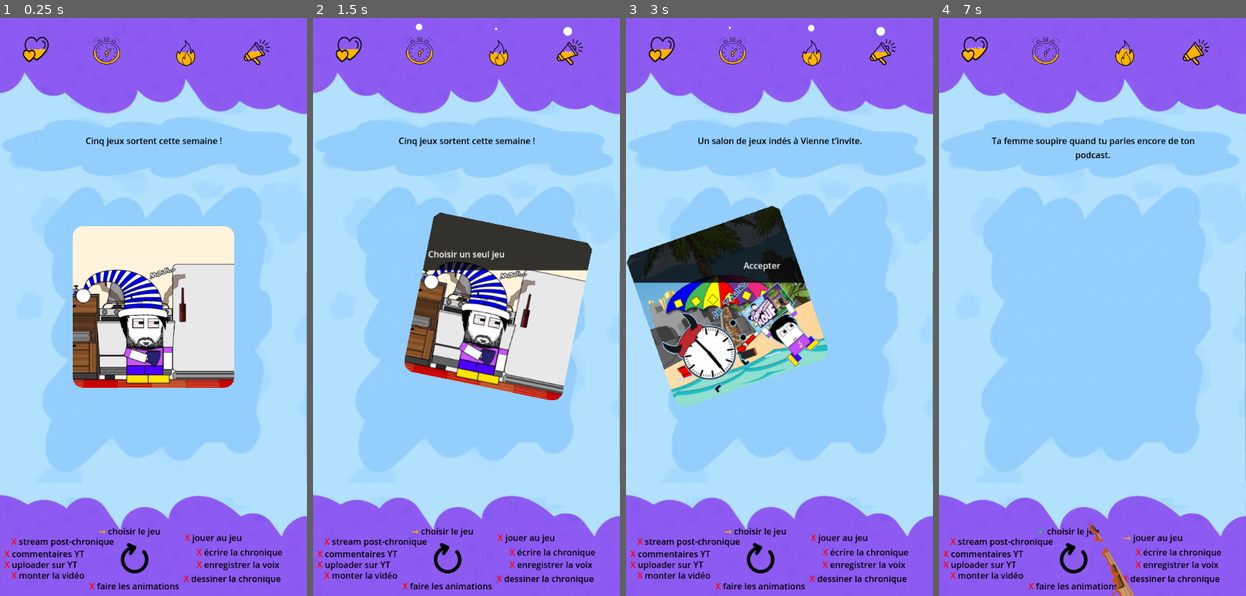
Above: before the commit, frames 1-4 (left to right).
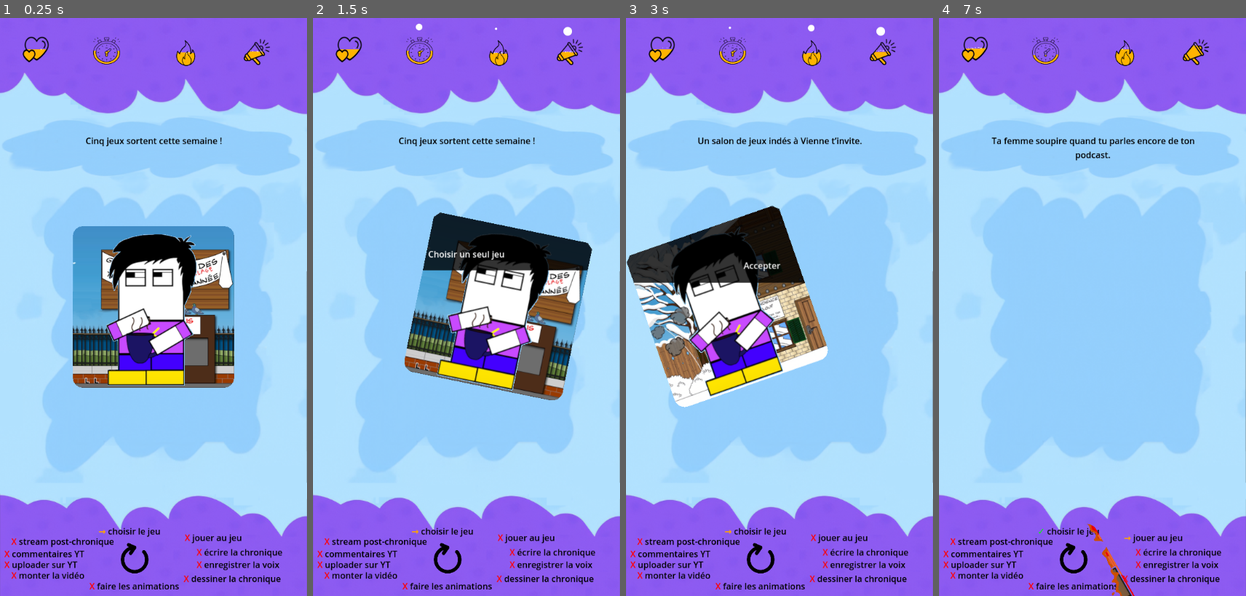
Above: after the commit, the same moments.

Repository: naparuba/plouf
Game: Godot game, scene res://Main.tscn
The game is run twice, just before and just after one commit, with the same random seed, the same clock (stepped at 60 frames per second) and the same inputs.
Inputs (mouse positions are in pixels of both pictures, inside the frame that each line leads up to):
- Up to frame 1 (0.25 s): no input
- Up to frame 2 (1.5 s): tap Enter at 0.5 s; move the mouse to (534, 278) at 0.52 s; click (534, 278) at 0.67 s; tap Space at 1.25 s; drag from (405, 335) to (451, 422) at 1.27 s
- Up to frame 3 (3 s): move the mouse to (810, 174) at 2.02 s; click (810, 174) at 2.17 s; tap Enter at 2.75 s; drag from (764, 422) to (687, 220) at 2.77 s
- Up to frame 4 (7 s): move the mouse to (1184, 393) at 3.52 s; click (1184, 393) at 3.67 s; tap Space at 4.25 s; drag from (1000, 220) to (1046, 156) at 4.27 s; move the mouse to (1107, 307) at 5.02 s; click (1107, 307) at 5.17 s; tap Enter at 5.75 s; drag from (1046, 156) to (1031, 335) at 5.77 s; move the mouse to (1160, 278) at 6.52 s; click (1160, 278) at 6.67 s

The runs differ from the first frame. In frame 1, 13% of the frame differs, in the area x 23-77%, y 36-64%; in frame 2, 13%; in frame 3, 12%; in frame 4, 0.2%.

Commit message:
Enh: back images definition, and load them

Diff:
--- a/card_deck.gd
+++ b/card_deck.gd
@@ -234,14 +234,20 @@
 
 
 # Main call from Main.gd
-func set_card_data(current_image: Texture2D, choice_a_txt: String, choice_b_txt: String, global_message: String):
+func set_card_data(character_texture: Texture2D, background_texture:Texture2D, choice_a_txt: String, choice_b_txt: String, global_message: String):
 	var sprite_current := current_card.get_node("Sprite2D")
 
 	$CurrentCard/GlobalMessage.text = global_message
 
 	print('CARD_DECK:: set_card_images:: '+ choice_a_txt)
 
-	sprite_current.texture = current_image
+	if character_texture != null:
+		sprite_current.texture = character_texture
+	else:  # message card, don't care about sprite_texture
+		sprite_current.texture = background_texture
+
+	print('Give backtexture ', background_texture)
+	sprite_2d.material.set_shader_parameter('backTexture', background_texture)
 
 	# Reset the burning shader
 	sprite_2d.material.set_shader_parameter('radius', 0.0)
--- a/main.gd
+++ b/main.gd
@@ -345,13 +345,16 @@
 	var img = load("res://images/FADED.png")
 	g_is_in_card_message = true
 	print('Display message card: ', message)
-	card_deck.set_card_data(img, "OK", "OK", message)
-
-
-func _get_current_card_image() -> CompressedTexture2D:
-	var img_path = current_problem.get("card_img_id", "PLOUF")+'.png'  # fallback
-	var img = load("res://images/%s" % img_path)
-	return img
+	card_deck.set_card_data(null, img, "OK", "OK", message)
+
+
+func _get_current_card_textures() -> Dictionary:
+	var character_path = current_problem.get("character_img_id", "PLOUF")+'.png'  # fallback
+	var character_texture = load("res://images/%s" % character_path)
+	var background_path = current_problem.get("background_img_id", "FADED")+'.png'  # fallback
+	print('LOADING BACKGROUND texture ', background_path)
+	var background_texture = load("res://images/%s" % background_path)
+	return {'character':character_texture, 'background':background_texture}
 
 
 func on_swipe_choice(direction: String):
@@ -369,12 +372,14 @@
 
 func _update_current_card_deck():
 	# Recharge les visuels dans CardDeck
-	var current_img = _get_current_card_image()
+	var textures = _get_current_card_textures()
+	var character_texture = textures['character']
+	var background_texture = textures['background']
 
 	var choice_a_txt = current_problem["choice_a"]
 	var choice_b_txt = current_problem["choice_b"]
 
-	card_deck.set_card_data(current_img, choice_a_txt, choice_b_txt, "")
+	card_deck.set_card_data(character_texture,background_texture, choice_a_txt, choice_b_txt, "")
 
 func on_card_preview(direction: String) -> void:
 	if g_is_in_card_message:  # if we are just showing a message card, preview means nothing
--- a/plouf_game_50_original_cards.csv
+++ b/plouf_game_50_original_cards.csv
@@ -1,49 +1,49 @@
-problem_id;phase_id_dep;title;problem_description;choice_a;outcome_a;visibility_a;flow_a;familly_life_a;rythm_a;choice_b;outcome_b;visibility_b;flow_b;familly_life_b;rythm_b;card_img_id
-STREAM_IMPROMPTU;;Stream imprévu;Un fan enthousiaste t’invit …(308 unchanged characters)…  fille et dors tôt.;0;2;3;0;PLOUF_HESITE
-DAUGHTER_SICK;MOUNT_CHRONIQUE_VIDEO;Fièvre nocturne;Ta fille …(257 unchanged characters)… stresses à chaque toux.;1;-2;-3;1;PLOUF_PETITE_JOUER
-SPONSOR_EMAIL;UPLOAD_CHRONIQUE_VIDEO;Mail de sponsor tardif; …(245 unchanged characters)… a peut-être se rétracter.;0;2;2;0;EDITOR
-PSEUDOLESS_DECIDE;;Annonce de Pseudoless;Pseudoless t’annonc …(188 unchanged characters)… es dispo pour ta famille.;0;1;2;0;PSEUDO
-ANIMATION_BLOCK;ANIMATE_CHRONIQUE;Blocage d’animation;Tu gal …(195 unchanged characters)… humour en prend un coup.;-2;1;0;0;PLOUF_BUREAU
-TWITTER_DRAMA;;Petit drama Twitter;Un influenceur te cite en se moquant d’un de tes dessins.;Répondre avec humour;Ta répartie fait mouche, mais ça t’a pompé.;1;-2;0;0;Ignorer;Tu continues ta journée sans t'énerver.;0;2;0;0;PLOUF_HESITE
-RECORDING_ISSUE;REGISTER_VOICE;Micro HS;Tu découvres que ton …(199 unchanged characters)… mais tu gagnes du temps.;-1;1;0;0;PLOUF_BUREAU
-WIFE_DATE_SOON;MOUNT_CHRONIQUE_VIDEO;Soirée prévue en couple …(199 unchanged characters)… sques une soupe à la grimace.;0;-1;-3;1;PLOUF_FAMILLE_MANGER
-GAME_TOO_LONG;PLAY_CHRONIQUE_GAME;Jeu interminable;Le jeu de la chronique est deux fois plus long que prévu.;Rusher le jeu;Tu prends des raccourcis. La vidéo sera moins complète.;-1;0;0;2;Changer de jeu;Tu recommences de zéro, mais tu es plus inspiré.;2;-1;0;-2;PLOUF_CANAPE
-DAUGHTER_DRAWING;WRITE_CHRONIQUE;Dessin avec ta fille;Ta fil …(187 unchanged characters)…  avances ton storyboard.;0;1;-2;0;PLOUF_PETITE_JOUER
-DISCORD_SPAM;;Spam sur ton Discord;Ton serveur est envahi de bots pendant la nuit.;Tout modérer toi-même;Tu règles le souci mais perds une matinée.;-1;-2;0;-1;Demander à un modo;Tu délègues. Tu peux souffler.;0;2;0;0;PLOUF_BUREAU
-ADOBE_CRASH;MOUNT_CHRONIQUE_VIDEO;Crash de Premiere;Premiere plante et tu perds 3h de montage.;Hurler et tout refaire;Tu relances le logiciel à contrecœur, mais avec efficacité.;-1;-2;0;-2;Faire une pause;Tu respires. Et si tu devenais berger après tout ?;1;3;1;0;PLOUF_COLERE
-REVIEW_NOT_FUNNY;WRITE_CHRONIQUE;Texte pas drôle;Tu relis ton script : aucune blague ne fonctionne.;Réécrire tout;Tu reprends à zéro. C’est long, mais tu retrouves ton style.;3;-1;0;-1;Garder comme ça;Tu publies une vidéo “meh”. Les fans le remarquent.;-3;1;0;0;PLOUF_HESITE
-LITTLE_SUCCESS;;Vidéo qui cartonne;Vidéo précédente atteint 200k vues !;Faire une annonce joyeuse;Tu savoures et partages la joie.;2;2;0;0;Garder la tête froide;Tu continues sans rien dire, concentré.;1;1;0;0;PLOUF
-MORNING_HIKE;PLAY_CHRONIQUE_GAME;Randonnée du dimanche;Ta femme propose une balade en famille dimanche.;Refuser pour jouer;Tu gagnes du temps pour tester un jeu mais ça crée une tension.;0;-1;-3;2;Accepter;Tu profites de l’air frais et d’un pique-nique.;1;3;3;-1;MMEPLOUF
-TOO_MANY_GAMES;CHOOSE_CHRONIQUE_GAME;Sorties multiples;Cinq jeux sortent cette semaine !;Tout tester;Tu survoles tout, mais t'es largué pour les chroniques.;1;-1;0;3;Choisir un seul jeu;Tu creuses un sujet, ton analyse sera meilleure.;3;1;0;-2;PLOUF_FATIGUE
-STORYBOOK_GOLDEN;REGISTER_VOICE;Conte du soir magique;Ta fille rigole pendant toute la lecture du soir.;Improviser un conte toi-même;Tu crées une histoire avec des zombies mignons.;3;2;4;0;Lui lire un livre classique;Elle adore, et tu reposes ta voix.;1;2;3;0;PLOUF_PETITE_JOUER
-YOUTUBE_COMMENT;ANSWER_CHRONIQUE_COMMENTS;Commentaire méchant;Un internaute te traite de vendu.;Répondre avec sarcasme;Tu gagnes des likes, mais ça te trotte en tête.;0;-2;0;0;L’ignorer;Tu ne t’embarques pas là-dedans.;0;2;0;0;PLOUF_COLERE
-MEAL_BREAK;;Pause déjeuner;Il est 14h, tu n’as toujours pas mangé.;Commander un tacos;Tu perds en énergie mais gagnes du temps.;-1;-1;0;0;Faire une vraie pause;Tu cuisines, tu te poses, tu repars frais.;2;2;1;-1;PLOUF_FAMILLE_MANGER
-VIDEO_ANALYSIS_IDEA;WRITE_CHRONIQUE;Idée d’analyse;Tu as une fulgurance : et si tu faisais une vidéo analyse sur la boucle de gameplay ?;Commencer à l’écrire;Tu poses des idées brutes, ça fuse !;3;2;0;-1;Laisser de côté;Tu oublies vite cette idée.;-2;0;0;0;PLOUF_HESITE
-COFFEE_SPILL;DRAW_CHRONIQUE;Café renversé;Tu renverses ton café sur ton carnet de croquis.;Rire et redessiner;Tu acceptes le chaos et te relances.;1;1;0;-1;Pester pendant 1h;Tout t’énerve, même le chat.;-2;-2;0;0;PLOUF_FATIGUE
-INSPIRATION_MUSEE;DRAW_CHRONIQUE;Sortie musée;Ta femme te propose une expo de pixel art.;Y aller;Tu fais le plein d’idées et tu passes un bon moment.;3;2;2;-1;Rester bosser;Tu avances sur les dessins mais l’ennui s’installe.;0;-1;-1;0;MMEPLOUF_COLERE
-YOUTUBE_ALGO;STREAM_POST_CHRONIQUE;Youtube te snobe;La vidéo stagne à 12k vues.;Changer la miniature;Tu tentes un truc absurde. Ça marche !;1;1;0;0;Ne rien changer;Tu assumes. Le bouche-à-oreille fera le reste.;0;0;0;0;PLOUF_BUREAU
-NIGHT_EDITING;MOUNT_CHRONIQUE_VIDEO;Montage nocturne;Il est minuit. Tu n’as pas fini le montage.;Continuer;Tu finis à 3h. Tu tiens avec du thé.;1;-3;-2;0;Dormir et reprendre demain;Tu es plus frais mais tu repousses l’upload.;2;2;0;-1;PLOUF_FATIGUE
-CHILD_INTERRUPT;REGISTER_VOICE;Interruption mignonne;Ta fille débarque pendant que tu enregistres.;Garder la prise;Tu publies avec sa voix “papa !”, c’est adorable.;2;1;3;0;Recommencer;Tu coupes et tu râles un peu.;-1;-1;0;0;PLOUF_PETITE_JOUER
-SPONSOR_NOT_FUNNY;WRITE_CHRONIQUE;Pub pas drôle;Le sponsor demande un script très sérieux.;Jouer le jeu corporate;Tu encaisses, mais ça te frustre.;-1;-1;0;0;Proposer une vanne quand même;Tu négocies et gardes ton ton.;2;0;0;0;EDITOR
-MOBILE_GAME_EMAIL;CHOOSE_CHRONIQUE_GAME;Jeu mobile douteux;Un éditeur te propose un sponsor pour un gacha douteux.;Accepter;Le montant est bon… mais tu perds en street cred.;-2;-2;0;0;Refuser;Tu restes aligné avec tes valeurs.;1;2;0;0;EDITOR
-RAINY_DAY;DRAW_CHRONIQUE;Pluie toute la journée;Il pleut à torrents. Ta fille veut jouer à la Switch avec toi.;Dire oui;Vous rigolez sur Mario Kart, c’est une pause sympa.;1;3;3;-1;Refuser;Elle boude. Tu avances ton dessin.;2;-1;-2;0;PLOUF_PETITE_JOUER
-INBOX_OVERLOAD;;Trop de mails;Ta boîte de réception explose.;Tout traiter;Tu y passes l’après-midi. Moins de charge mentale après.;0;2;0;-2;Laisser pour demain;Tu procrastines… et tu stresses.;0;-2;0;0;PLOUF_BUREAU
-LIVESTREAM_FAIL;STREAM_POST_CHRONIQUE;Stream qui coupe;OBS plante au bout de 10 min.;Relancer direct;Tu transpires mais tu restes pro.;0;-1;0;0;Abandonner;Tu annonces que t’as la flemme. Les fans compatissent.;0;2;0;0;PLOUF_COLERE
-TIKTOK_TREND;;Tendance TikTok;Un extrait d’un de tes vieux sketchs devient viral.;Le commenter en vidéo courte;Tu surfes sur la vague et gagnes des abonnés.;2;2;0;0;Ignorer;Tu continues ta routine.;0;0;0;0;PLOUF_BUREAU
-BOREALIS_EMAIL;;Invitation à un event;Un salon de jeux indés à Vienne t’invite.;Accepter;Tu découvres plein de pépites et des devs cools.;3;2;0;-1;Refuser;Tu gagnes du temps pour ta vidéo.;0;1;0;2;PLOUF_RETARD
-COUPLE_TENSION;;Tension de couple;Ta femme soupire quand tu parles encore de ton podcast.;Organiser une soirée rien qu’à deux;Tu retombes amoureux, littéralement.;0;3;4;-1;Ignorer et continuer le taff;Elle te parle froidement le lendemain.;-1;-3;-4;0;MMEPLOUF_COLERE
-PODCAST_LAG;;Podcast en galère;Le montage audio du podcast bug.;Tout refaire;Tu répares tout à l’ancienne.;0;-2;0;-1;Appeler Pseudoless pour t’aider;Il te donne un fichier propre, ouf.;1;1;0;0;PSEUDO
-TOO_MUCH_SCREEN;;Trop d’écrans;Tu commences à avoir mal aux yeux.;Faire une sieste;Tu dors 20 minutes. Renaissance.;1;2;1;-1;Boire un café;Tu fonces… droit dans la fatigue.;0;-2;0;0;PLOUF_FATIGUE
-SOUND_AMBIANCE;REGISTER_VOICE;Ambiance sonore;Un oiseau chante trop fort dans le micro.;Réenregistrer plus tard;Tu attends. Mais ça repousse ton planning.;0;0;0;-1;Garder le bruit;Tu fais une vanne dessus. Les gens adorent.;2;2;0;0;PLOUF_COLERE
-REHEARSE_SCRIPT;;Répétition de texte;Tu bloques sur une phrase compliquée.;Faire 15 prises;Tu t’énerves un peu, mais c’est fluide au final.;2;-1;0;0;Changer la phrase;Tu simplifies. C’est plus clair, mais moins drôle.;-1;1;0;0;PLOUF_BUREAU
-BABY_TOY_HURT;;Jouet qui traîne;Tu marches sur un petit poney rose.;Rire et faire une blague en vidéo;Le moment devient un running gag.;2;1;2;0;Crier et râler;Tu fais peur à tout le monde.;-1;-2;-2;0;PLOUF_COLERE
-LOST_PROJECT_FILE;UPLOAD_CHRONIQUE_VIDEO;Fichier perdu;Ton p …(183 unchanged characters)… a devient encore mieux.;2;-1;0;-2;PLOUF_BUREAU
-LAUNCH_WEEK;UPLOAD_CHRONIQUE_VIDEO;Semaine de lancement;La s …(236 unchanged characters)…  de la nouveauté.;1;-2;0;-1;PLOUF_RETARD
-NIGHT_MILK;;Biberon de nuit;Ta fille te réveille à 2h du matin pour un biberon.;Lui donner tout de suite;Tu passes un moment adorable avec elle, mais ça te fatigue.;0;2;3;-2;Lui dire de revenir dans 10 min;Elle pleure un peu, mais tu te reposes avant.;1;1;-1;0;MMEPLOUF_LIT
-MUSEUM_DAY;;Visite au musée;La famille veut aller au musée p …(201 unchanged characters)… ssins sont plus fraîches.;2;2;2;0;PLOUF_PETITE_JOUER
-FAMILY_BIRTHDAY;UPLOAD_CHRONIQUE_VIDEO;Anniversaire en famil …(190 unchanged characters)… , mais la famille est déçue.;-1;-2;-3;2;PLOUF_FAMILLE_MANGER
-VIDEO_EDITOR_DISASTER;MOUNT_CHRONIQUE_VIDEO;Crash de l’édite …(212 unchanged characters)… est loin d’être parfait.;-1;0;0;1;PLOUF_BUREAU
-PSEUDOLESS_DEADLINE;PLAY_CHRONIQUE_GAME;Deadline avec Pseudo …(273 unchanged characters)… s Pseudoless te taquine.;0;-2;0;2;PSEUDO
-WEBCAM_FAILURE;STREAM_POST_CHRONIQUE;Caméra HS;Ta webcam ne  …(225 unchanged characters)…  la vidéo sera meilleure.;1;-2;0;0;PLOUF_BUREAU
-DEADLINE_MELTDOWN;;Crash sous la pression;Tu réalises que tu n’as plus de temps pour tout faire.;Prendre une pause;Tu récupères de l’énergie, mais tu manques des deadlines.;0;-2;-1;2;Continuer malgré tout;Tu forces le travail et as une fin de journée chaotique.;-1;-3;0;-2;PLOUF_RETARD
-GAMER_ILLNESS;PLAY_CHRONIQUE_GAME;Malade après une longue se …(215 unchanged characters)… mais tu te sens épuisé.;-2;-3;0;1;PLOUF_SALE
+problem_id;phase_id_dep;title;problem_description;choice_a;outcome_a;visibility_a;flow_a;familly_life_a;rythm_a;choice_b;outcome_b;visibility_b;flow_b;familly_life_b;rythm_b;character_img_id;background_img_id
+STREAM_IMPROMPTU;;Stream imprévu;Un fan enthousiaste t’invit …(308 unchanged characters)…  fille et dors tôt.;0;2;3;0;PLOUF_HESITE;BACK_BUREAU
+DAUGHTER_SICK;MOUNT_CHRONIQUE_VIDEO;Fièvre nocturne;Ta fille …(257 unchanged characters)… stresses à chaque toux.;1;-2;-3;1;PLOUF_FATIGUE;BACK_CHAMBRE
+SPONSOR_EMAIL;UPLOAD_CHRONIQUE_VIDEO;Mail de sponsor tardif; …(245 unchanged characters)… a peut-être se rétracter.;0;2;2;0;EDITOR;BACK_EDITEUR
+PSEUDOLESS_DECIDE;;Annonce de Pseudoless;Pseudoless t’annonc …(188 unchanged characters)… es dispo pour ta famille.;0;1;2;0;PSEUDO;BACK_PODCAST
+ANIMATION_BLOCK;ANIMATE_CHRONIQUE;Blocage d’animation;Tu gal …(195 unchanged characters)… humour en prend un coup.;-2;1;0;0;PLOUF_DARK;BACK_RUE_RUINE
+TWITTER_DRAMA;;Petit drama Twitter;Un influenceur te cite en se moquant d’un de tes dessins.;Répondre avec humour;Ta répartie fait mouche, mais ça t’a pompé.;1;-2;0;0;Ignorer;Tu continues ta journée sans t'énerver.;0;2;0;0;PLOUF_COLERE;BACK_BUREAU
+RECORDING_ISSUE;REGISTER_VOICE;Micro HS;Tu découvres que ton …(199 unchanged characters)… mais tu gagnes du temps.;-1;1;0;0;PLOUF_HESITE;BACK_BUREAU
+WIFE_DATE_SOON;MOUNT_CHRONIQUE_VIDEO;Soirée prévue en couple …(199 unchanged characters)… sques une soupe à la grimace.;0;-1;-3;1;MMEPLOUF;BACK_CUISINE
+GAME_TOO_LONG;PLAY_CHRONIQUE_GAME;Jeu interminable;Le jeu de la chronique est deux fois plus long que prévu.;Rusher le jeu;Tu prends des raccourcis. La vidéo sera moins complète.;-1;0;0;2;Changer de jeu;Tu recommences de zéro, mais tu es plus inspiré.;2;-1;0;-2;PLOUF_JEU_MORT;BACK_RUE_RUINE
+DAUGHTER_DRAWING;WRITE_CHRONIQUE;Dessin avec ta fille;Ta fil …(187 unchanged characters)…  avances ton storyboard.;0;1;-2;0;PLOUF_FILLE;BACK_PLAGE
+DISCORD_SPAM;;Spam sur ton Discord;Ton serveur est envahi de bots pendant la nuit.;Tout modérer toi-même;Tu règles le souci mais perds une matinée.;-1;-2;0;-1;Demander à un modo;Tu délègues. Tu peux souffler.;0;2;0;0;PLOUF_COLERE;BACK_CANAPE
+ADOBE_CRASH;MOUNT_CHRONIQUE_VIDEO;Crash de Premiere;Premiere plante et tu perds 3h de montage.;Hurler et tout refaire;Tu relances le logiciel à contrecœur, mais avec efficacité.;-1;-2;0;-2;Faire une pause;Tu respires. Et si tu devenais berger après tout ?;1;3;1;0;PLOUF_COLERE;BACK_BUREAU
+REVIEW_NOT_FUNNY;WRITE_CHRONIQUE;Texte pas drôle;Tu relis ton script : aucune blague ne fonctionne.;Réécrire tout;Tu reprends à zéro. C’est long, mais tu retrouves ton style.;3;-1;0;-1;Garder comme ça;Tu publies une vidéo “meh”. Les fans le remarquent.;-3;1;0;0;PLOUF_HESITE;BACK_BUREAU
+LITTLE_SUCCESS;;Vidéo qui cartonne;Vidéo précédente atteint 200k vues !;Faire une annonce joyeuse;Tu savoures et partages la joie.;2;2;0;0;Garder la tête froide;Tu continues sans rien dire, concentré.;1;1;0;0;PLOUFMAN;BACK_PLOUFCAVE
+MORNING_HIKE;PLAY_CHRONIQUE_GAME;Randonnée du dimanche;Ta femme propose une balade en famille dimanche.;Refuser pour jouer;Tu gagnes du temps pour tester un jeu mais ça crée une tension.;0;-1;-3;2;Accepter;Tu profites de l’air frais et d’un pique-nique.;1;3;3;-1;MMEPLOUF;BACK_PLAGE
+TOO_MANY_GAMES;CHOOSE_CHRONIQUE_GAME;Sorties multiples;Cinq jeux sortent cette semaine !;Tout tester;Tu survoles tout, mais t'es largué pour les chroniques.;1;-1;0;3;Choisir un seul jeu;Tu creuses un sujet, ton analyse sera meilleure.;3;1;0;-2;PLOUF_HESITE;BACK_EMBOUTEILLAGE
+STORYBOOK_GOLDEN;REGISTER_VOICE;Conte du soir magique;Ta fille rigole pendant toute la lecture du soir.;Improviser un conte toi-même;Tu crées une histoire avec des zombies mignons.;3;2;4;0;Lui lire un livre classique;Elle adore, et tu reposes ta voix.;1;2;3;0;PLOUF_PETITE_JOUER;BACK_CHAMBRE
+YOUTUBE_COMMENT;ANSWER_CHRONIQUE_COMMENTS;Commentaire méchant;Un internaute te traite de vendu.;Répondre avec sarcasme;Tu gagnes des likes, mais ça te trotte en tête.;0;-2;0;0;L’ignorer;Tu ne t’embarques pas là-dedans.;0;2;0;0;PLOUF_COLERE;BACK_BUREAU
+MEAL_BREAK;;Pause déjeuner;Il est 14h, tu n’as toujours pas mangé.;Commander un tacos;Tu perds en énergie mais gagnes du temps.;-1;-1;0;0;Faire une vraie pause;Tu cuisines, tu te poses, tu repars frais.;2;2;1;-1;PLOUF;BACK_CUISINE
+VIDEO_ANALYSIS_IDEA;WRITE_CHRONIQUE;Idée d’analyse;Tu as une fulgurance : et si tu faisais une vidéo analyse sur la boucle de gameplay ?;Commencer à l’écrire;Tu poses des idées brutes, ça fuse !;3;2;0;-1;Laisser de côté;Tu oublies vite cette idée.;-2;0;0;0;PLOUF_HESITE;BACK_CANAPE
+COFFEE_SPILL;DRAW_CHRONIQUE;Café renversé;Tu renverses ton café sur ton carnet de croquis.;Rire et redessiner;Tu acceptes le chaos et te relances.;1;1;0;-1;Pester pendant 1h;Tout t’énerve, même le chat.;-2;-2;0;0;PLOUF_FATIGUE;BACK_CUISINE
+INSPIRATION_MUSEE;DRAW_CHRONIQUE;Sortie musée;Ta femme te propose une expo de pixel art.;Y aller;Tu fais le plein d’idées et tu passes un bon moment.;3;2;2;-1;Rester bosser;Tu avances sur les dessins mais l’ennui s’installe.;0;-1;-1;0;MMEPLOUF;BACK_PLAGE
+YOUTUBE_ALGO;STREAM_POST_CHRONIQUE;Youtube te snobe;La vidéo stagne à 12k vues.;Changer la miniature;Tu tentes un truc absurde. Ça marche !;1;1;0;0;Ne rien changer;Tu assumes. Le bouche-à-oreille fera le reste.;0;0;0;0;PLOUFMAN;BACK_PLOUFCAVE
+NIGHT_EDITING;MOUNT_CHRONIQUE_VIDEO;Montage nocturne;Il est minuit. Tu n’as pas fini le montage.;Continuer;Tu finis à 3h. Tu tiens avec du thé.;1;-3;-2;0;Dormir et reprendre demain;Tu es plus frais mais tu repousses l’upload.;2;2;0;-1;MMEPLOUF_DODO;BACK_CHAMBRE
+CHILD_INTERRUPT;REGISTER_VOICE;Interruption mignonne;Ta fille débarque pendant que tu enregistres.;Garder la prise;Tu publies avec sa voix “papa !”, c’est adorable.;2;1;3;0;Recommencer;Tu coupes et tu râles un peu.;-1;-1;0;0;PLOUF_PETITE_JOUER;BACK_BIBLIO
+SPONSOR_NOT_FUNNY;WRITE_CHRONIQUE;Pub pas drôle;Le sponsor demande un script très sérieux.;Jouer le jeu corporate;Tu encaisses, mais ça te frustre.;-1;-1;0;0;Proposer une vanne quand même;Tu négocies et gardes ton ton.;2;0;0;0;EDITOR;BACK_EDITEUR
+MOBILE_GAME_EMAIL;CHOOSE_CHRONIQUE_GAME;Jeu mobile douteux;Un éditeur te propose un sponsor pour un gacha douteux.;Accepter;Le montant est bon… mais tu perds en street cred.;-2;-2;0;0;Refuser;Tu restes aligné avec tes valeurs.;1;2;0;0;EDITOR;BACK_EDITEUR
+RAINY_DAY;DRAW_CHRONIQUE;Pluie toute la journée;Il pleut à torrents. Ta fille veut jouer à la Switch avec toi.;Dire oui;Vous rigolez sur Mario Kart, c’est une pause sympa.;1;3;3;-1;Refuser;Elle boude. Tu avances ton dessin.;2;-1;-2;0;PLOUF_PETITE_JOUER;BACK_BIBLIO
+INBOX_OVERLOAD;;Trop de mails;Ta boîte de réception explose.;Tout traiter;Tu y passes l’après-midi. Moins de charge mentale après.;0;2;0;-2;Laisser pour demain;Tu procrastines… et tu stresses.;0;-2;0;0;PLOUF_HESITE;BACK_CANAPE
+LIVESTREAM_FAIL;STREAM_POST_CHRONIQUE;Stream qui coupe;OBS plante au bout de 10 min.;Relancer direct;Tu transpires mais tu restes pro.;0;-1;0;0;Abandonner;Tu annonces que t’as la flemme. Les fans compatissent.;0;2;0;0;PLOUF;BACK_BUREAU
+TIKTOK_TREND;;Tendance TikTok;Un extrait d’un de tes vieux sketchs devient viral.;Le commenter en vidéo courte;Tu surfes sur la vague et gagnes des abonnés.;2;2;0;0;Ignorer;Tu continues ta routine.;0;0;0;0;PLOUFMAN;BACK_BUREAU
+BOREALIS_EMAIL;;Invitation à un event;Un salon de jeux indés à Vienne t’invite.;Accepter;Tu découvres plein de pépites et des devs cools.;3;2;0;-1;Refuser;Tu gagnes du temps pour ta vidéo.;0;1;0;2;PLOUF_HESITE;BACK_MAISON
+COUPLE_TENSION;;Tension de couple;Ta femme soupire quand tu parles encore de ton podcast.;Organiser une soirée rien qu’à deux;Tu retombes amoureux, littéralement.;0;3;4;-1;Ignorer et continuer le taff;Elle te parle froidement le lendemain.;-1;-3;-4;0;MMEPLOUF;BACK_CUISINE
+PODCAST_LAG;;Podcast en galère;Le montage audio du podcast bug.;Tout refaire;Tu répares tout à l’ancienne.;0;-2;0;-1;Appeler Pseudoless pour t’aider;Il te donne un fichier propre, ouf.;1;1;0;0;PSEUDO;BACK_PODCAST
+TOO_MUCH_SCREEN;;Trop d’écrans;Tu commences à avoir mal aux yeux.;Faire une sieste;Tu dors 20 minutes. Renaissance.;1;2;1;-1;Boire un café;Tu fonces… droit dans la fatigue.;0;-2;0;0;PLOUF_FATIGUE;BACK_CUISINE
+SOUND_AMBIANCE;REGISTER_VOICE;Ambiance sonore;Un oiseau chante trop fort dans le micro.;Réenregistrer plus tard;Tu attends. Mais ça repousse ton planning.;0;0;0;-1;Garder le bruit;Tu fais une vanne dessus. Les gens adorent.;2;2;0;0;PLOUF_COLERE;BACK_BUREAU
+REHEARSE_SCRIPT;;Répétition de texte;Tu bloques sur une phrase compliquée.;Faire 15 prises;Tu t’énerves un peu, mais c’est fluide au final.;2;-1;0;0;Changer la phrase;Tu simplifies. C’est plus clair, mais moins drôle.;-1;1;0;0;PLOUF_COLERE;BACK_BUREAU
+BABY_TOY_HURT;;Jouet qui traîne;Tu marches sur un petit poney rose.;Rire et faire une blague en vidéo;Le moment devient un running gag.;2;1;2;0;Crier et râler;Tu fais peur à tout le monde.;-1;-2;-2;0;PLOUF_PETITE_JOUER;BACK_BIBLIO
+LOST_PROJECT_FILE;UPLOAD_CHRONIQUE_VIDEO;Fichier perdu;Ton p …(183 unchanged characters)… a devient encore mieux.;2;-1;0;-2;PLOUF_HESITE;BACK_BUREAU
+LAUNCH_WEEK;UPLOAD_CHRONIQUE_VIDEO;Semaine de lancement;La s …(236 unchanged characters)…  de la nouveauté.;1;-2;0;-1;PLOUF_RETARD;BACK_CANAPE
+NIGHT_MILK;;Biberon de nuit;Ta fille te réveille à 2h du matin pour un biberon.;Lui donner tout de suite;Tu passes un moment adorable avec elle, mais ça te fatigue.;0;2;3;-2;Lui dire de revenir dans 10 min;Elle pleure un peu, mais tu te reposes avant.;1;1;-1;0;MMEPLOUF_DODO;BACK_CHAMBRE
+MUSEUM_DAY;;Visite au musée;La famille veut aller au musée p …(201 unchanged characters)… ssins sont plus fraîches.;2;2;2;0;PLOUF_FILLE;BACK_PLAGE
+FAMILY_BIRTHDAY;UPLOAD_CHRONIQUE_VIDEO;Anniversaire en famil …(190 unchanged characters)… , mais la famille est déçue.;-1;-2;-3;2;MMEPLOUF;BACK_PLAGE
+VIDEO_EDITOR_DISASTER;MOUNT_CHRONIQUE_VIDEO;Crash de l’édite …(212 unchanged characters)… est loin d’être parfait.;-1;0;0;1;PLOUF_COLERE;BACK_BUREAU
+PSEUDOLESS_DEADLINE;PLAY_CHRONIQUE_GAME;Deadline avec Pseudo …(273 unchanged characters)… s Pseudoless te taquine.;0;-2;0;2;PSEUDO;BACK_PODCAST
+WEBCAM_FAILURE;STREAM_POST_CHRONIQUE;Caméra HS;Ta webcam ne  …(225 unchanged characters)…  la vidéo sera meilleure.;1;-2;0;0;PLOUF;BACK_PODCAST
+DEADLINE_MELTDOWN;;Crash sous la pression;Tu réalises que tu n’as plus de temps pour tout faire.;Prendre une pause;Tu récupères de l’énergie, mais tu manques des deadlines.;0;-2;-1;2;Continuer malgré tout;Tu forces le travail et as une fin de journée chaotique.;-1;-3;0;-2;PLOUF_RETARD;BACK_BUREAU
+GAMER_ILLNESS;PLAY_CHRONIQUE_GAME;Malade après une longue se …(215 unchanged characters)… mais tu te sens épuisé.;-2;-3;0;1;PLOUF_FATIGUE;BACK_CHAMBRE
